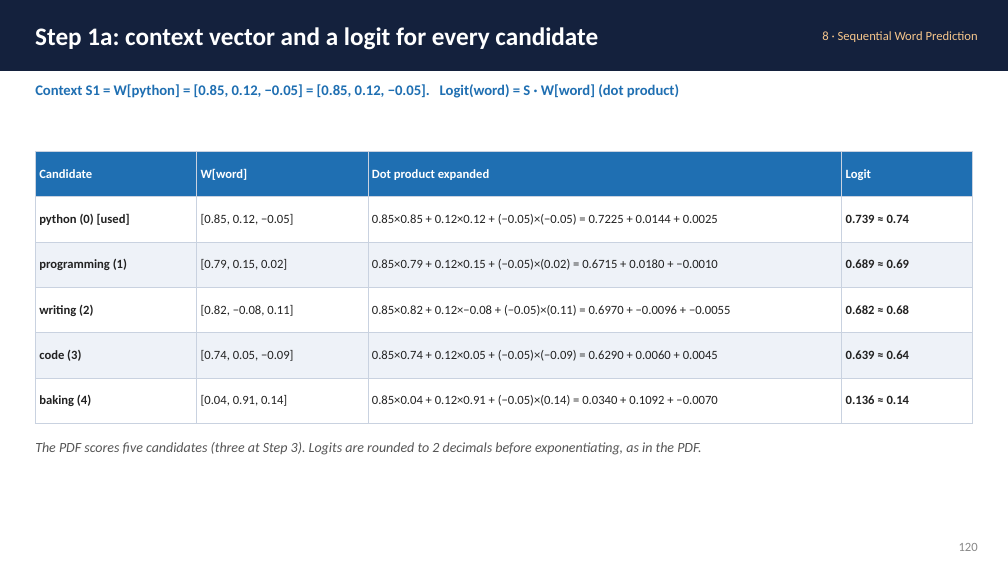
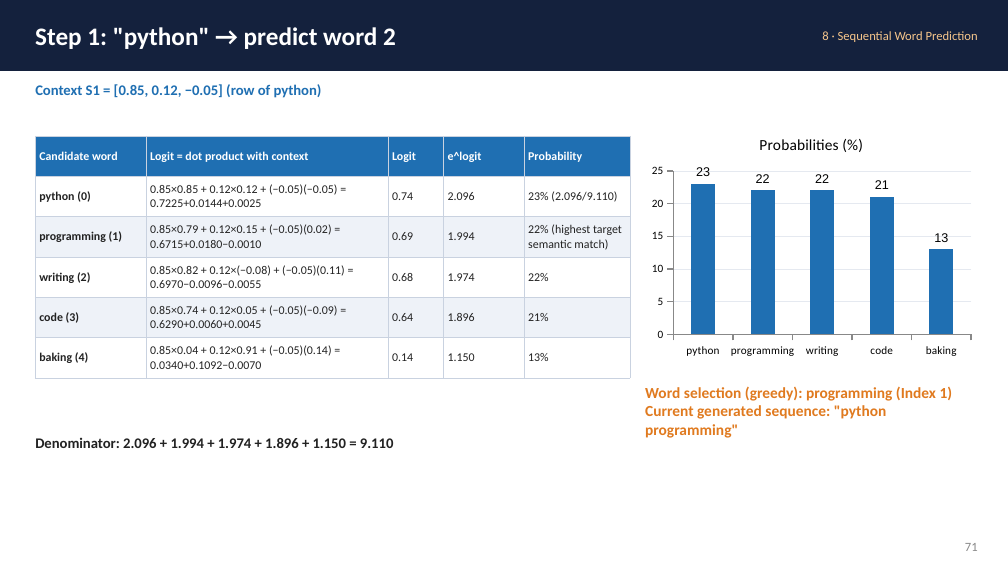
Before and after one commit to balajee-rm/Python-Gen-AI-Course, a slide deck: slide 71 of materials/How_AI_Works_Math_Deep_Dive_Shorten.pptx (slide 116 before the commit). Drawn at 1008x567 pixels with LibreOffice and Linux fonts; fonts in the diff are those of the drawing. Boxes give left, top, right and bottom in pixels: in the first picture for what was removed or moved away, otherwise in the second. Text is boxed around its words. In the diff, an @@ line names an element or a change of style, - is before the commit and + after.

```diff
--- a/materials/How_AI_Works_Math_Deep_Dive_Shorten.pptx
+++ b/materials/How_AI_Works_Math_Deep_Dive_Shorten.pptx
@@ text at (x1=35, y1=27, x2=396, y2=49): text changed @@
-Step 1a: context vector and a logit for every candidate
+Step 1: "python" → predict word 2
@@ text at (x1=35, y1=84, x2=322, y2=98): text changed @@
-Context S1 = W[python] = [0.85, 0.12, −0.05] = [0.85, 0.12, −0.05]. Logit(word) = S · W[word] (dot product)
+Context S1 = [0.85, 0.12, −0.05] (row of python)
@@ table at (x1=35, y1=136, x2=630, y2=378) @@
-column 1: Candidate | python (0) [used] | programming (1) | writing (2) | code (3) | baking (4)
-column 2: W[word] | [0.85, 0.12, −0.05] | [0.79, 0.15, 0.02] | [0.82, −0.08, 0.11] | [0.74, 0.05, −0.09] | [0.04, 0.91, 0.14]
-column 3: Dot product expanded | 0.85×0.85 + 0.12×0.12 + (−0.05)×(−0.05) = 0.7225 + 0.0144 + 0.0025 | 0.85×0.79 + 0.12×0.15 + (−0.05)×(0.02) = 0.6715 + 0.0180 + −0.0010 | 0.85×0.82 + 0.12×−0.08 + (−0.05)×(0.11) = 0.6970 + −0.0096 + −0.0055 | 0.85×0.74 + 0.12×0.05 + (−0.05)×(−0.09) = 0.6290 + 0.0060 + 0.0045 | 0.85×0.04 + 0.12×0.91 + (−0.05)×(0.14) = 0.0340 + 0.1092 + −0.0070
-column 4: Logit | 0.739 ≈ 0.74 | 0.689 ≈ 0.69 | 0.682 ≈ 0.68 | 0.639 ≈ 0.64 | 0.136 ≈ 0.14
+column 1: Candidate word | python (0) | programming (1) | writing (2) | code (3) | baking (4)
+column 2: Logit = dot product with context | 0.85×0.85 + 0.12×0.12 + (−0.05)(−0.05) = 0.7225+0.0144+0.0025 | 0.85×0.79 + 0.12×0.15 + (−0.05)(0.02) = 0.6715+0.0180−0.0010 | 0.85×0.82 + 0.12×(−0.08) + (−0.05)(0.11) = 0.6970−0.0096−0.0055 | 0.85×0.74 + 0.12×0.05 + (−0.05)(−0.09) = 0.6290+0.0060+0.0045 | 0.85×0.04 + 0.12×0.91 + (−0.05)(0.14) = 0.0340+0.1092−0.0070
+column 3: Logit | 0.74 | 0.69 | 0.68 | 0.64 | 0.14
+column 4: e^logit | 2.096 | 1.994 | 1.974 | 1.896 | 1.150
+column 5: Probability | 23% (2.096/9.110) | 22% (highest target semantic match) | 22% | 21% | 13%
@@ table resized from (x1=35, y1=151, x2=973, y2=423) to (x1=35, y1=136, x2=630, y2=378) @@
@@ column chart added at (x1=645, y1=121, x2=978, y2=363) @@
+title "Probabilities (%)"
+categories: python, programming, writing, code, baking
+Probabilities (%): 23, 22, 22, 21, 13
@@ text added at (x1=645, y1=387, x2=953, y2=438), 11 pt, text #E07A1F, bold @@
+Word selection (greedy): programming (Index 1)
+Current generated sequence: "python programming"
@@ text at (x1=35, y1=438, x2=394, y2=448): text changed; size 10 to 10.5 pt; text colour #555555 to #222222; bold on; italic off @@
-The PDF scores five candidates (three at Step 3). Logits are rounded to 2 decimals before exponentiating, as in the PDF.
+Denominator: 2.096 + 1.994 + 1.974 + 1.896 + 1.150 = 9.110
@@ text at (x1=965, y1=543, x2=978, y2=551): text changed @@
-120
+71
```
Also in this commit, not shown: 73 other slides changed, 49 slides removed, 1 other file.
